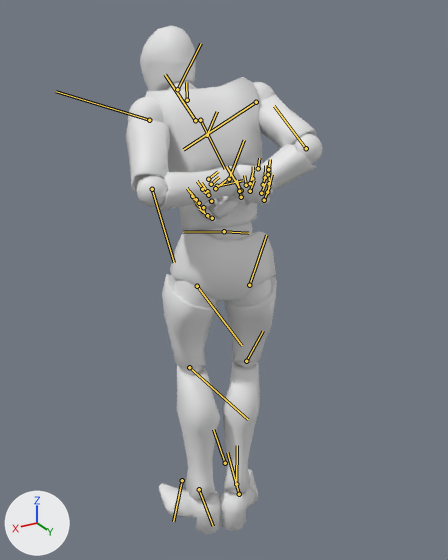
An edit to the FBX model BUTLERGUILLOTINE_UnityProject/Assets/Animation/Butler/NoStuff/IdleLookDown.fbx, drawn before and after from the same camera.
Rendered twice from a camera (50 mm lens) standing at (0.799, 1.302, 1.435) and looking at (-0.043, -0.101, 0.733). The axes (+X, +Y, +Z) are drawn at lower left. The lights are the same throughout. The picture after the commit comes second. Both versions are drawn at frame 23 of the action 'Take 001'; the numbers are the values there. The bones that change, and the others that lie on the model, are drawn over the model as lines.

The first picture shows 'Terrence'.
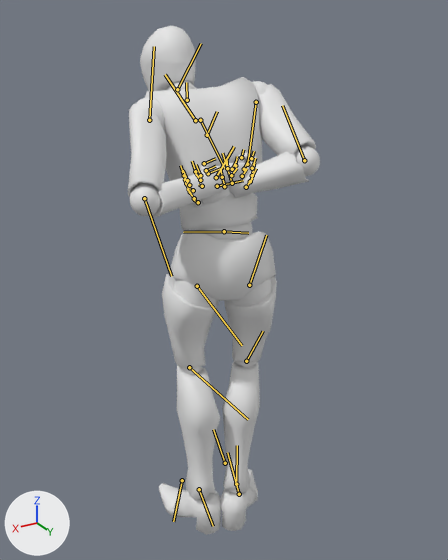
Changed parts and their boxes (x1, y1, x2, y2) in the pictures (448 x 560 px):
'Terrence', posed: before (126, 26, 322, 535); after (128, 26, 320, 535)
bone 'Terrence_R_Arm_Arm', root to tip: before (256, 102) to (183, 149); after (256, 102) to (247, 166)
bone 'Terrence_R_Arm_Forearm', root to tip: before (306, 148) to (274, 106); after (304, 160) to (282, 105)
bone 'Terrence_L_Arm_Arm', root to tip: before (149, 120) to (56, 91); after (149, 120) to (154, 46)
bone 'Terrence_L_Arm_Forearm', root to tip: before (152, 189) to (174, 262); after (144, 198) to (171, 276)

Edits to the bpy script that builds the scene:
```text
Change bone_terrence_r_arm_arm:
    where bone_terrence_r_arm_arm = bpy.data.objects['Armature'].pose.bones['Terrence_R_Arm_Arm']  # child of 'Terrence_R_Shoulder'
    bone_terrence_r_arm_arm.rotation_quaternion: (-0.515, 0.556, -0.53, -0.381) -> (0.735, -0.091, 0.671, 0.036)  # degrees (-137, 76, -53) -> degrees (-46, 83, -35)
Change bone_terrence_r_arm_forearm:
    where bone_terrence_r_arm_forearm = bpy.data.objects['Armature'].pose.bones['Terrence_R_Arm_Forearm']  # child of 'Terrence_R_Arm_Arm'
    bone_terrence_r_arm_forearm.rotation_quaternion: (0.735, 0.089, -0.047, 0.671) -> (0.541, -0.282, 0.525, 0.593)  # degrees (4, -11, 84) -> degrees (48, 65, 127)
Change bone_terrence_l_arm_arm:
    where bone_terrence_l_arm_arm = bpy.data.objects['Armature'].pose.bones['Terrence_L_Arm_Arm']  # child of 'Terrence_L_Shoulder'
    bone_terrence_l_arm_arm.rotation_quaternion: (0.592, 0.601, 0.348, -0.41) -> (0.831, 0.087, 0.522, -0.17)  # degrees (85, 65, -9) -> degrees (-4, 64, -26)
Change bone_terrence_l_arm_forearm:
    where bone_terrence_l_arm_forearm = bpy.data.objects['Armature'].pose.bones['Terrence_L_Arm_Forearm']  # child of 'Terrence_L_Arm_Arm'
    bone_terrence_l_arm_forearm.rotation_quaternion: (0.68, 0.089, 0.059, -0.726) -> (-0.371, -0.346, -0.5, 0.702)  # degrees (2, 12, -94) -> degrees (120, 121, 20)
```
